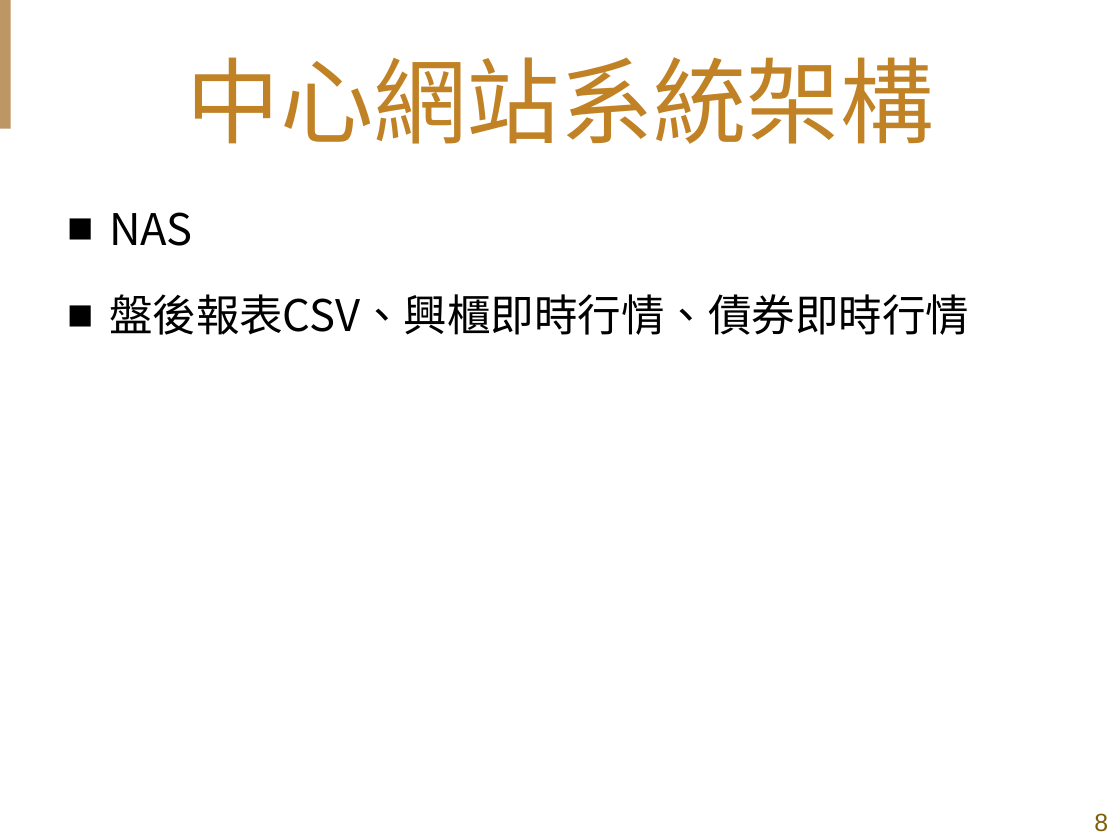
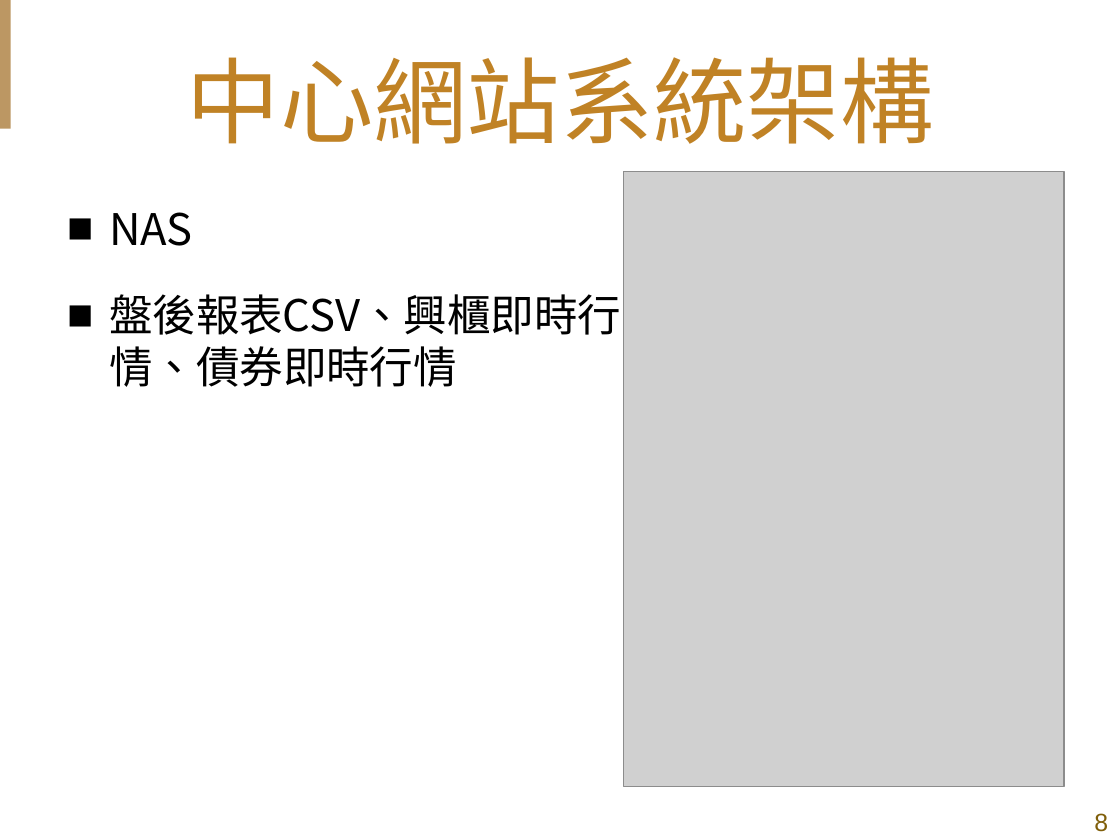
Before and after one commit to shih33/java_atguigu, a slide deck: slide 8 of 期末報告/期末簡報_施詠舜.pptx. Drawn at 1120x840 pixels with LibreOffice and Linux fonts; fonts in the diff are those of the drawing; grey boxes stand for pictures; background and template pictures are left out. Boxes give left, top, right and bottom in pixels: in the first picture for what was removed or moved away, otherwise in the second. Text is boxed around its words. In the diff, an @@ line names an element or a change of style, - is before the commit and + after.

```diff
--- a/期末報告/期末簡報_施詠舜.pptx
+++ b/期末報告/期末簡報_施詠舜.pptx
@@ picture added at (624,171,1064,786) @@
@@ text "NAS" rewrapped from (109,212,969,335) to (109,212,621,387) @@
```
Also in this commit, not shown: 10 other slides changed, 2 slides added, 1 other file.
